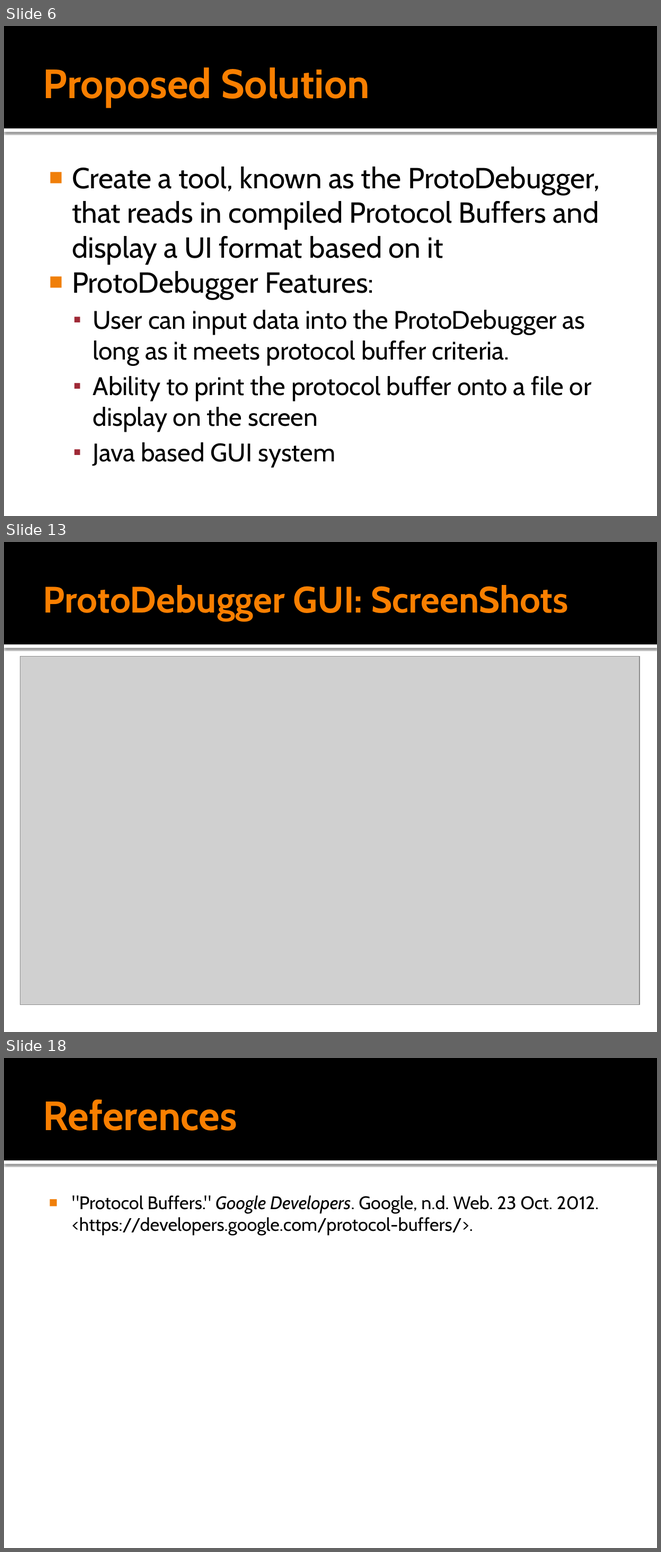
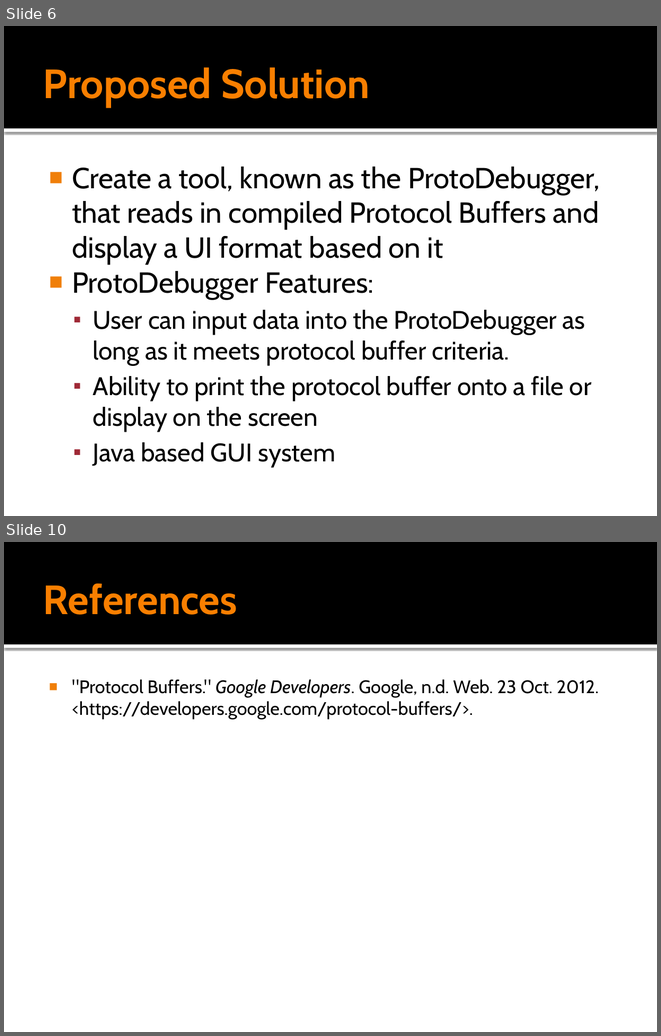
Before and after one commit to slopyjoe/ProtoCapstonProject, a slide deck: Documents/ProtoDebuggerPresentation.pptx. Shown one above the other, each under a label of ours: slides 6, 13 and 18 before the commit, slides 6 and 10 after it; the slides between them are not shown. The pictures are 661x1552 and 661x1036 pixels, drawn with LibreOffice and Linux fonts; fonts in the diff are those of the drawing; grey boxes stand for pictures. Boxes give left, top, right and bottom in pixels: in the first picture for what was removed or moved away, otherwise in the second. Text is boxed around its words. In the diff, an @@ line names an element or a change of style, - is before the commit and + after.

Commit message:
Updated Presentation
Removed the Sequence Diagrams, figruing we can just talk about the Use
Case Diagram for design, added Lessons Learned and Future Enhancements
slide.  Need to update Screen Shots

```diff
--- a/Documents/ProtoDebuggerPresentation.pptx
+++ b/Documents/ProtoDebuggerPresentation.pptx
@@ slide 13 removed at box(4, 542, 657, 1032), background #FFFFFF; not listed: 2 template elements that a slide beside it also shows @@
@@ title removed at box(43, 585, 568, 620) @@
-ProtoDebugger GUI: ScreenShots
@@ picture removed at box(20, 656, 639, 1004) @@
@@ what was slide 18 is now slide 10 @@
```
Also in this commit, not shown: 4 slides changed, 7 other slides removed.
